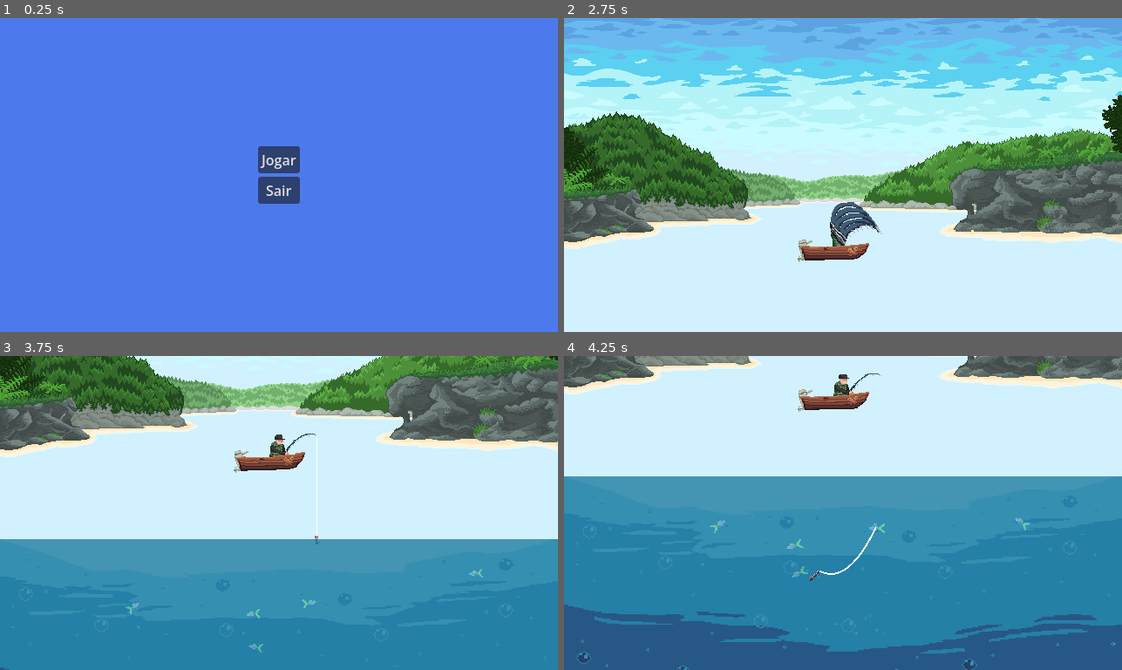
Above: before the commit, frames 1-4 (two rows, left to right).
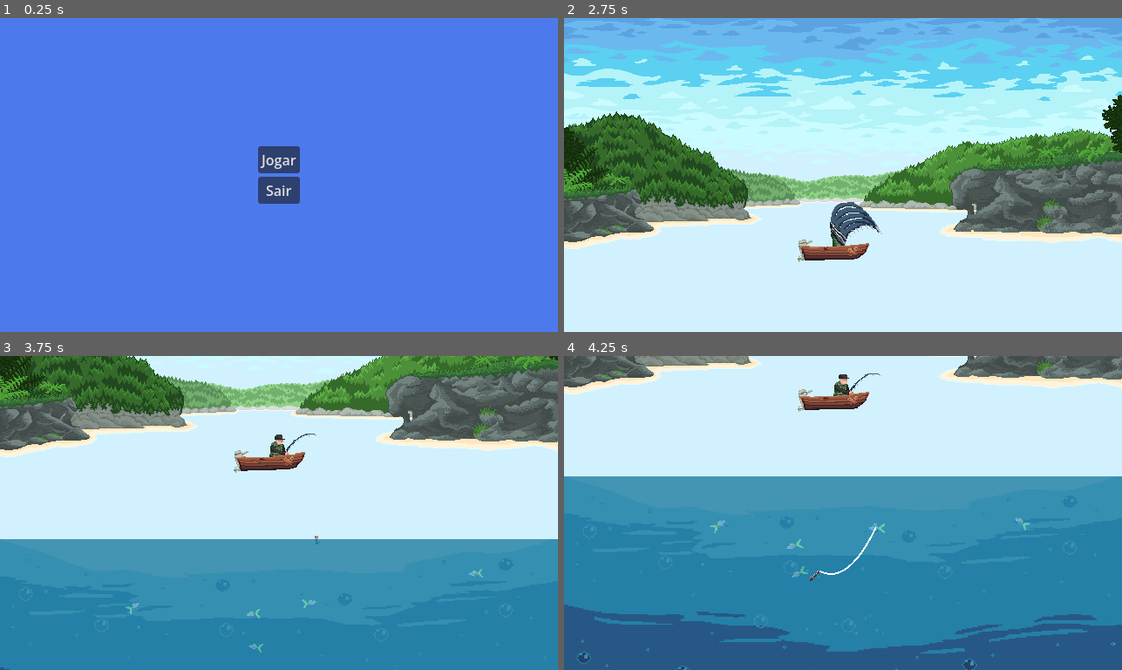
Above: after the commit, the same moments.

Repository: Bad-Onion/gyotaku
Game: Godot game, scene res://main.tscn
The game is run twice, just before and just after one commit, with the same random seed, the same clock (stepped at 60 frames per second) and the same inputs.
Inputs (mouse positions are in pixels of both pictures, inside the frame that each line leads up to):
- Up to frame 1 (0.25 s): no input
- Up to frame 2 (2.75 s): click "Jogar" at 0.5 s; move the mouse to (965, 159) at 1.27 s; click (965, 159) at 1.35 s; move the mouse to (731, 190) at 2.02 s; click (731, 190) at 2.1 s
- Up to frame 3 (3.75 s): move the mouse to (334, 443) at 2.77 s; click (334, 443) at 2.85 s; move the mouse to (251, 575) at 3.52 s; click (251, 575) at 3.6 s
- Up to frame 4 (4.25 s): no input

Frames 1-2 are identical in both runs. In frame 3, less than 0.1% of the frame differs, in the area x 56-57%, y 25-58%; in frame 4, nothing differs.

Commit message:
adding background scenario

Diff:
--- a/gyotaku/scenes/levels/level_1/level_1.tscn
+++ b/gyotaku/scenes/levels/level_1/level_1.tscn
@@ -133,6 +133,7 @@
 script = ExtResource("4_w3g2g")
 
 [node name="Player" parent="Boat/Boat" unique_id=448418749 instance=ExtResource("7_hhmec")]
+z_index = 1
 z_as_relative = false
 position = Vector2(14, -24.073181)
 animation = &"idle"
--- a/gyotaku/scenes/ui/okinawa_background/okinawa_background.tscn
+++ b/gyotaku/scenes/ui/okinawa_background/okinawa_background.tscn
@@ -7,33 +7,62 @@
 [ext_resource type="Texture2D" uid="uid://fteem8mo0l4" path="res://assets/backgrounds/okinawa/Montanha_Esquerda_2.png" id="5_d637k"]
 [ext_resource type="Texture2D" uid="uid://bpd5wedggpu32" path="res://assets/backgrounds/okinawa/Montanha_Esquerda_1.png" id="6_8p0c7"]
 [ext_resource type="Texture2D" uid="uid://bj5lakp8jvqde" path="res://assets/backgrounds/okinawa/Montanha_Direita_1.png" id="7_1d3g0"]
+[ext_resource type="Shader" uid="uid://deysuyxq0n05p" path="res://scenes/ui/okinawa_background/okinawa_backgroundwater_reflection_shader.gdshader" id="8_4f0ou"]
+[ext_resource type="Script" uid="uid://crit8ctfvvnnv" path="res://scenes/ui/okinawa_background/water_visuals.gd" id="9_uekg8"]
+
+[sub_resource type="ShaderMaterial" id="ShaderMaterial_uekg8"]
+shader = ExtResource("8_4f0ou")
+shader_parameter/horizon_level = 0.53
+shader_parameter/wave_amplitude = 0.01
+shader_parameter/wave_frequency = 25.0
+shader_parameter/wave_speed = 2.0
+shader_parameter/water_tint = Color(0.1, 0.4, 0.7, 0.3)
 
 [node name="OkinawaBackground" type="Node" unique_id=1616347244]
 
 [node name="Sky" type="Sprite2D" parent="." unique_id=1428202544]
+z_index = 1
 position = Vector2(320, 180)
 texture = ExtResource("1_mtm42")
 
 [node name="FarMountains" type="Sprite2D" parent="." unique_id=1424857524]
+z_index = 1
 position = Vector2(320, 192)
 texture = ExtResource("2_4f0ou")
 
 [node name="LeftMountain3" type="Sprite2D" parent="." unique_id=100659417]
+z_index = 1
 position = Vector2(164, 196)
 texture = ExtResource("3_uekg8")
 
 [node name="RightMountain2" type="Sprite2D" parent="." unique_id=919601365]
+z_index = 1
 position = Vector2(576, 175)
 texture = ExtResource("4_pmoxm")
 
 [node name="LeftMountain2" type="Sprite2D" parent="." unique_id=1469487905]
+z_index = 1
 position = Vector2(54, 175)
 texture = ExtResource("5_d637k")
 
 [node name="LeftMountain1" type="Sprite2D" parent="." unique_id=530648550]
+z_index = 1
 position = Vector2(57, 195)
 texture = ExtResource("6_8p0c7")
 
 [node name="RightMountain1" type="Sprite2D" parent="." unique_id=1316389444]
+z_index = 1
 position = Vector2(534, 172)
 texture = ExtResource("7_1d3g0")
+
+[node name="BackBufferCopy" type="BackBufferCopy" parent="." unique_id=1514620730]
+position = Vector2(320, 133.5)
+scale = Vector2(3.2, 1.3349999)
+copy_mode = 2
+
+[node name="WaterReflection" type="ColorRect" parent="." unique_id=1188473057]
+material = SubResource("ShaderMaterial_uekg8")
+offset_top = 211.0
+offset_right = 640.0
+offset_bottom = 360.0
+script = ExtResource("9_uekg8")
--- /dev/null
+++ b/gyotaku/scenes/ui/okinawa_background/okinawa_backgroundwater_reflection_shader.gdshader
@@ -0,0 +1,27 @@
+shader_type canvas_item;
+
+
+uniform sampler2D screen_texture : hint_screen_texture, filter_nearest;
+
+uniform float horizon_level : hint_range(0.0, 1.0) = 0.53; // Adjust to match the mountain line
+uniform float wave_amplitude : hint_range(0.0, 0.1) = 0.01;
+uniform float wave_frequency : hint_range(0.0, 50.0) = 25.0;
+uniform float wave_speed : hint_range(0.0, 10.0) = 2.0;
+uniform vec4 water_tint : source_color = vec4(0.1, 0.4, 0.7, 0.3);
+
+
+void fragment() {
+    // Generate a horizontal distortion based on the UV.y and TIME
+    float wave = sin(UV.y * wave_frequency + TIME * wave_speed) * wave_amplitude;
+
+    // Calculate the reflection UV.
+    // We flip the sampling point above the horizon relative to how far down we are below it.
+    float distance_from_horizon = SCREEN_UV.y - horizon_level;
+    vec2 reflection_uv = vec2(SCREEN_UV.x + wave, horizon_level - distance_from_horizon);
+
+    // Fetch the color from the screen texture
+    vec4 reflected_color = texture(screen_texture, reflection_uv);
+
+    // Blend the reflection with the base water tint
+    COLOR = mix(reflected_color, water_tint, water_tint.a);
+}
--- /dev/null
+++ b/gyotaku/scenes/ui/okinawa_background/water_visuals.gd
@@ -0,0 +1,16 @@
+class_name WaterVisuals
+extends ColorRect
+
+
+@onready var _material: ShaderMaterial = material as ShaderMaterial
+
+
+func set_wave_intensity(amplitude: float, speed: float) -> void:
+	if _material:
+		_material.set_shader_parameter("wave_amplitude", amplitude)
+		_material.set_shader_parameter("wave_speed", speed)
+
+
+func set_water_color(water_color: Color) -> void:
+	if _material:
+		_material.set_shader_parameter("water_tint", water_color)
Not shown, added: gyotaku/scenes/ui/okinawa_background/okinawa_backgroundwater_reflection_shader.gdshader.uid
Not shown, added: gyotaku/scenes/ui/okinawa_background/water_visuals.gd.uid
